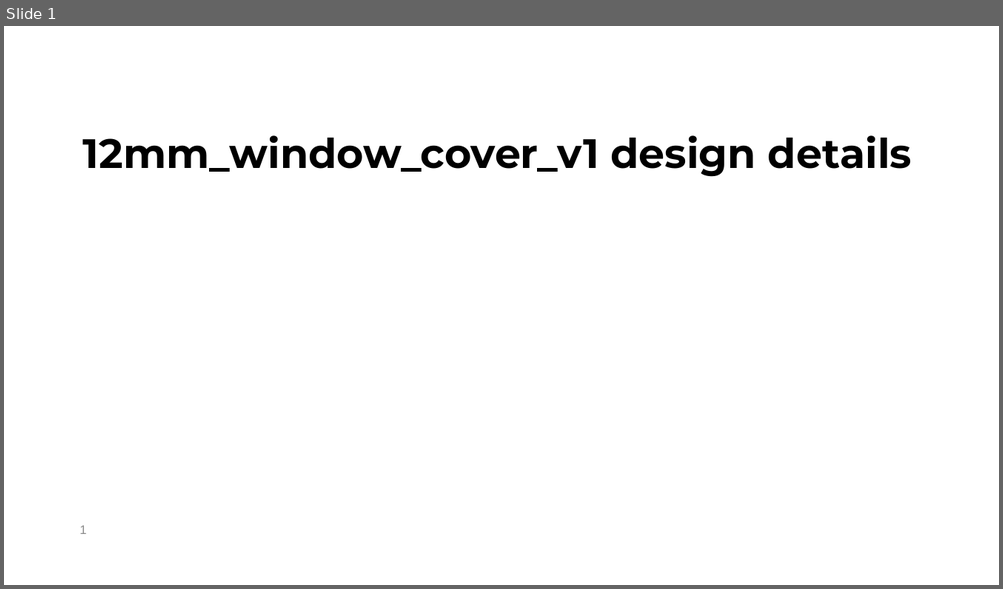
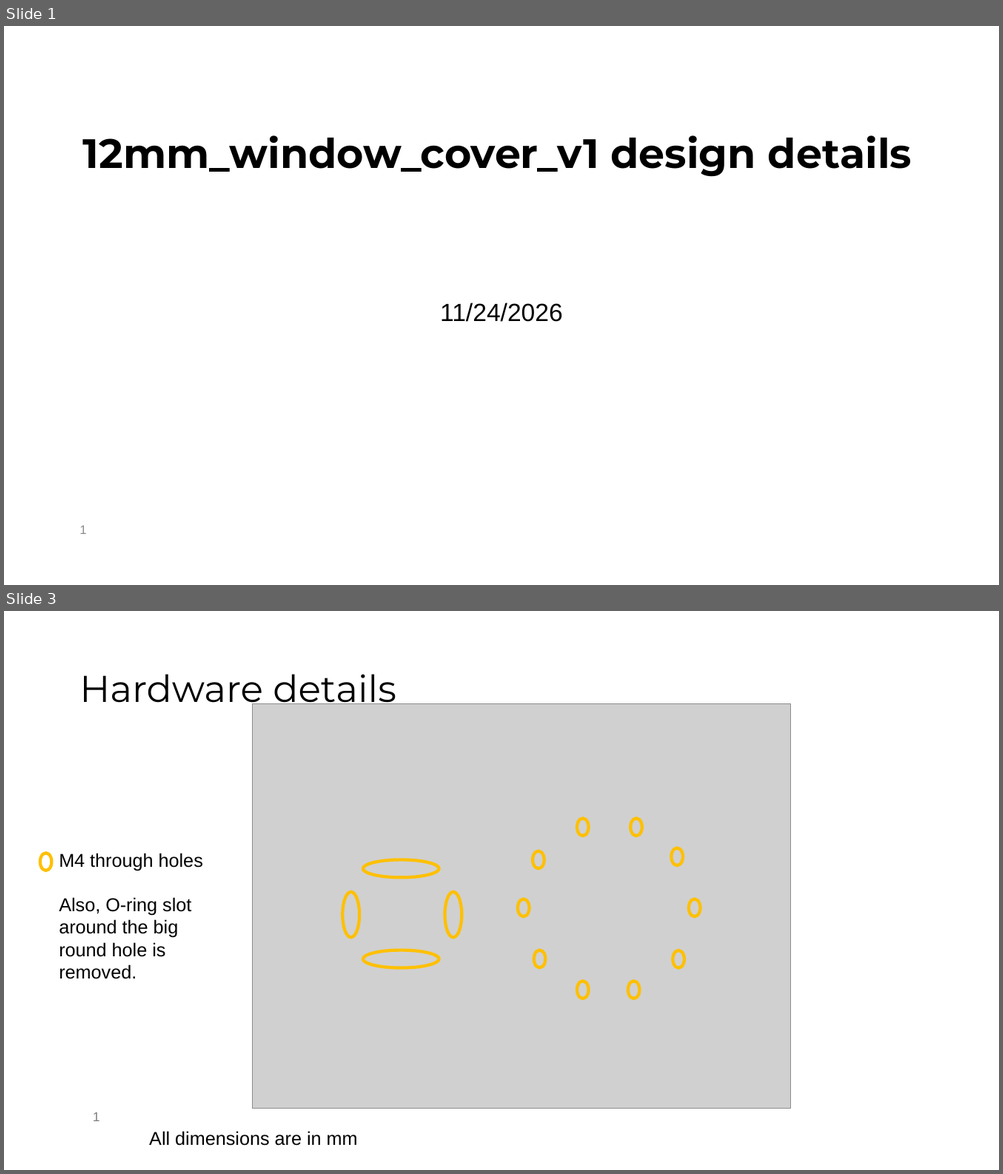
Before and after one commit to ARTS-Laboratory/LPBF-Observer, a slide deck: system_development/Damascus/V0.5.1/hardware development/Parts/12mm_window_cover_v1_details.pptx. Shown one above the other, each under a label of ours: slide 1 before the commit, slides 1 and 3 after it; the slides between them are not shown. The pictures are 1003x589 and 1003x1174 pixels, drawn with LibreOffice and Linux fonts; fonts in the diff are those of the drawing; grey boxes stand for pictures; background and template pictures are left out. Boxes give left, top, right and bottom in pixels: in the first picture for what was removed or moved away, otherwise in the second. Text is boxed around its words. In the diff, an @@ line names an element or a change of style, - is before the commit and + after.

```diff
--- a/system_development/Damascus/V0.5.1/hardware development/Parts/12mm_window_cover_v1_details.pptx
+++ b/system_development/Damascus/V0.5.1/hardware development/Parts/12mm_window_cover_v1_details.pptx
@@ slide 3 added at (x1=4, y1=611, x2=999, y2=1170), background picture (left out) @@
@@ title added at (x1=79, y1=674, x2=396, y2=712), 36 pt, text #000000 @@
+Hardware details
@@ picture added at (x1=253, y1=703, x2=791, y2=1109) @@
@@ ellipse added at (x1=577, y1=818, x2=588, y2=835), outline #FFC000 3 pt @@
@@ ellipse added at (x1=631, y1=818, x2=642, y2=835), outline #FFC000 3 pt @@
@@ ellipse added at (x1=40, y1=854, x2=51, y2=871), outline #FFC000 3 pt @@
@@ text added at (x1=59, y1=853, x2=203, y2=980), 18 pt, text #000000 @@
+M4 through holes
+Also, O-ring slot around the big round hole is removed.
@@ ellipse added at (x1=532, y1=851, x2=543, y2=869), outline #FFC000 3 pt @@
@@ ellipse added at (x1=671, y1=849, x2=683, y2=866), outline #FFC000 3 pt @@
@@ ellipse added at (x1=363, y1=860, x2=439, y2=878), outline #FFC000 3 pt @@
@@ ellipse added at (x1=343, y1=892, x2=360, y2=938), outline #FFC000 3 pt @@
@@ ellipse added at (x1=445, y1=892, x2=462, y2=938), outline #FFC000 3 pt @@
@@ ellipse added at (x1=518, y1=899, x2=529, y2=916), outline #FFC000 3 pt @@
@@ ellipse added at (x1=689, y1=899, x2=700, y2=916), outline #FFC000 3 pt @@
@@ ellipse added at (x1=363, y1=951, x2=439, y2=968), outline #FFC000 3 pt @@
@@ ellipse added at (x1=534, y1=951, x2=545, y2=968), outline #FFC000 3 pt @@
@@ ellipse added at (x1=672, y1=951, x2=684, y2=968), outline #FFC000 3 pt @@
@@ ellipse added at (x1=577, y1=981, x2=588, y2=998), outline #FFC000 3 pt @@
@@ ellipse added at (x1=628, y1=981, x2=639, y2=998), outline #FFC000 3 pt @@
@@ text added at (x1=93, y1=1113, x2=100, y2=1122), 12.5 pt, text #7E7E7E @@
+1
@@ text added at (x1=149, y1=1131, x2=358, y2=1146), 18 pt, text #000000 @@
+All dimensions are in mm
@@ slide 1 changed as well @@
@@ subtitle added at (x1=440, y1=303, x2=563, y2=322), 24 pt, text #000000 @@
+11/24/2026
```
Also in this commit, not shown: 1 other slide added, 5 slides removed.
